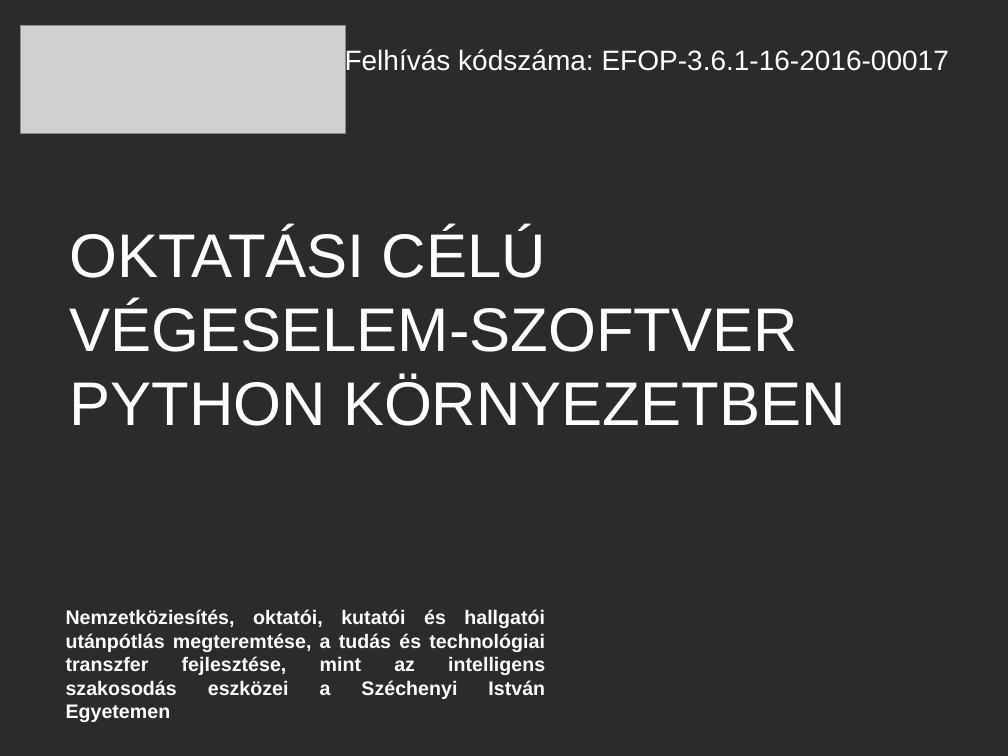
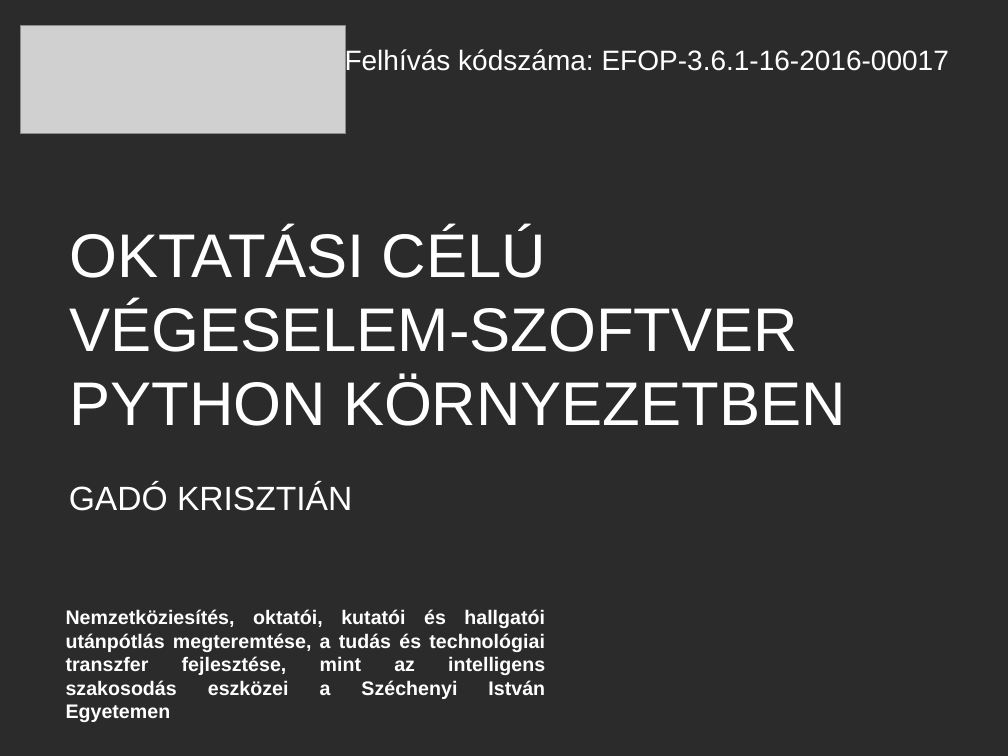
Before and after one commit to BitangYo/Networkshop2019, a slide deck: slide 1 of Networkshop2019.pptx. Drawn at 1008x756 pixels with LibreOffice and Linux fonts; fonts in the diff are those of the drawing; grey boxes stand for pictures; background and template pictures are left out; a plain dark background stands for a picture behind light text. Boxes give left, top, right and bottom in pixels: in the first picture for what was removed or moved away, otherwise in the second. Text is boxed around its words. In the diff, an @@ line names an element or a change of style, - is before the commit and + after.

```diff
--- a/Networkshop2019.pptx
+++ b/Networkshop2019.pptx
@@ text added at [69,483,352,511], 24 pt, text #FFFFFF @@
+GADÓ KRISZTIÁN
```
Also in this commit, not shown: 1 other file.
